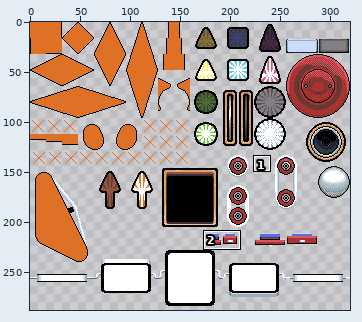
Two states of a sprite sheet, assets/aseprite/scratchPad.png. Above: a wide view before the commit, with the close-up outlined.
Close-up. Before the edit:
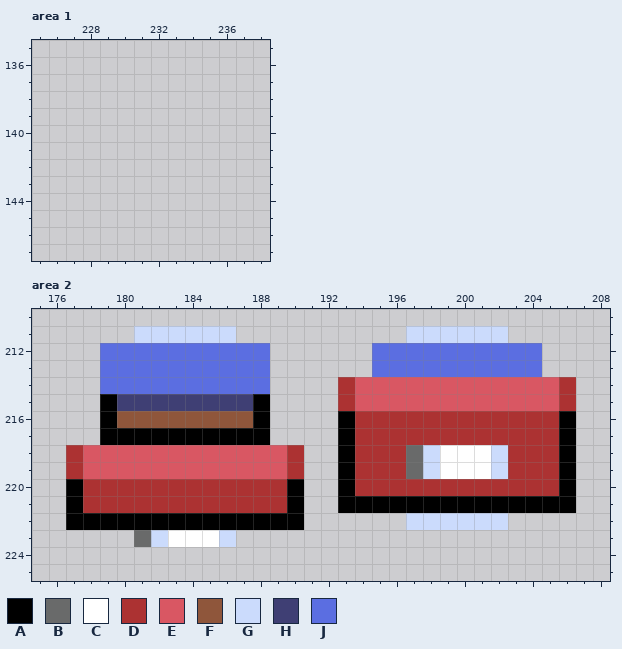
The file is 320x288 pixels. Shown: area 1: x 225..238, y 135..147; area 2: x 175..208, y 210..225. The commit also changed other parts of the picture, which this record leaves out.
Palette (. is transparent): A #000000  B #696a6a  C #ffffff  D #ac3232  E #d95763  F #8f563b  G #cbdbfc  H #3f3f74  J #5b6ee1
Pixels before, area 2, first column x 177:
211 ....GGGGGG..........GGGGGG....
212 ..JJJJJJJJJJ......JJJJJJJJJJ..
213 ..JJJJJJJJJJ......JJJJJJJJJJ..
214 ..JJJJJJJJJJ....DEEEEEEEEEEEED
215 ..AHHHHHHHHA....DEEEEEEEEEEEED
216 ..AFFFFFFFFA....ADDDDDDDDDDDDA
217 ..AAAAAAAAAA....ADDDDDDDDDDDDA
218 DEEEEEEEEEEEED..ADDDBGCCCGDDDA
219 DEEEEEEEEEEEED..ADDDBGCCCGDDDA
220 ADDDDDDDDDDDDA..ADDDDDDDDDDDDA
221 ADDDDDDDDDDDDA..AAAAAAAAAAAAAA
222 AAAAAAAAAAAAAA......GGGGGG....
223 ....BGCCCG....................
The same view after the edit:
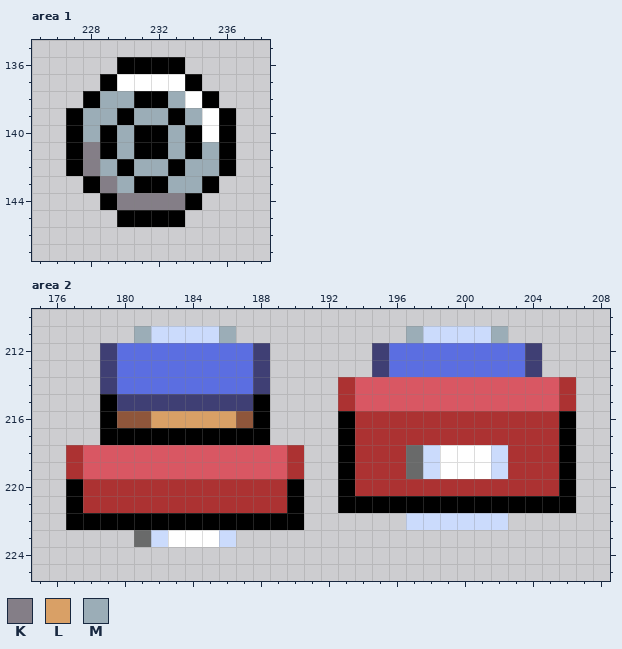
Colours new in this view: K #847e87  L #d9a066  M #9badb7
From old to new:
Area 1:
The edit adds colour A in row 136 at x 230 to 233; in row 137 at x 229 and 234; in row 138 at x 228, 231 to 232 and 235; in row 139 at x 227, 230, 233 and 236; in rows 140 to 141 at x 227, 229, 231 to 232, 234 and 236; in row 142 at x 227, 230, 233 and 236.
The edit adds colour A in row 143 at x 228, 231 to 232 and 235; in row 144 at x 229 and 234; in row 145 at x 230 to 233.
The edit adds colour C in row 137 at x 230 to 233; in row 138 at x 234; in rows 139 to 140 at x 235.
The edit adds colour K in rows 141 to 142 at x 228; in row 143 at x 229; in row 144 at x 230 to 233.
The edit adds colour M in row 138 at x 229 to 230 and 233; in row 139 at x 228 to 229, 231 to 232 and 234; in row 140 at x 228, 230 and 233; in row 141 at x 230, 233 and 235; in row 142 at x 229, 231 to 232 and 234 to 235; in row 143 at x 230 and 233 to 234.
Area 2:
Colour J gives way to colour H in rows 212 to 213 at x 179, 188, 195 and 204; in row 214 at x 179 and 188.
Colour F gives way to colour L in row 216 at x 182 to 186.
Colour G gives way to colour M in row 211 at x 181, 186, 197 and 202.
